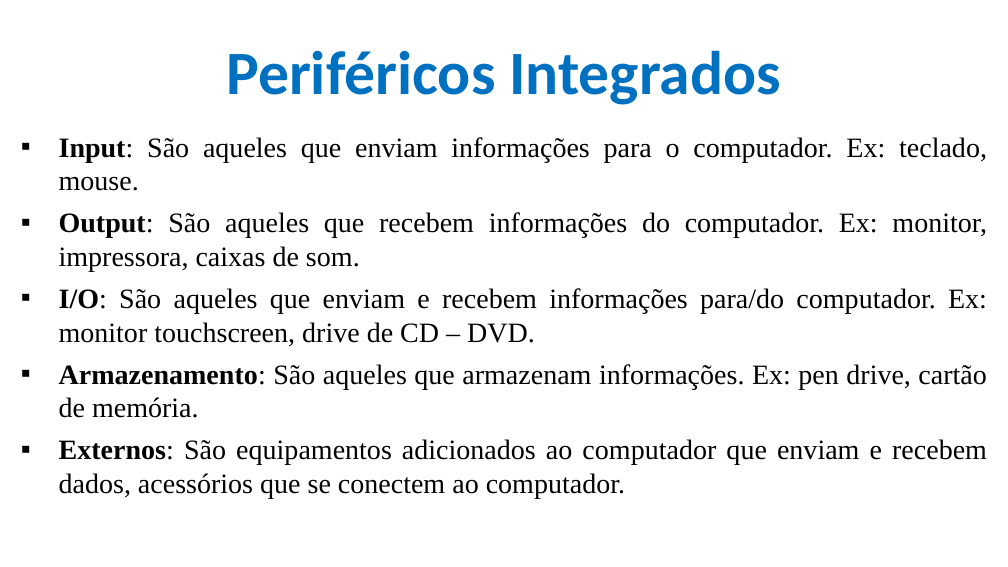
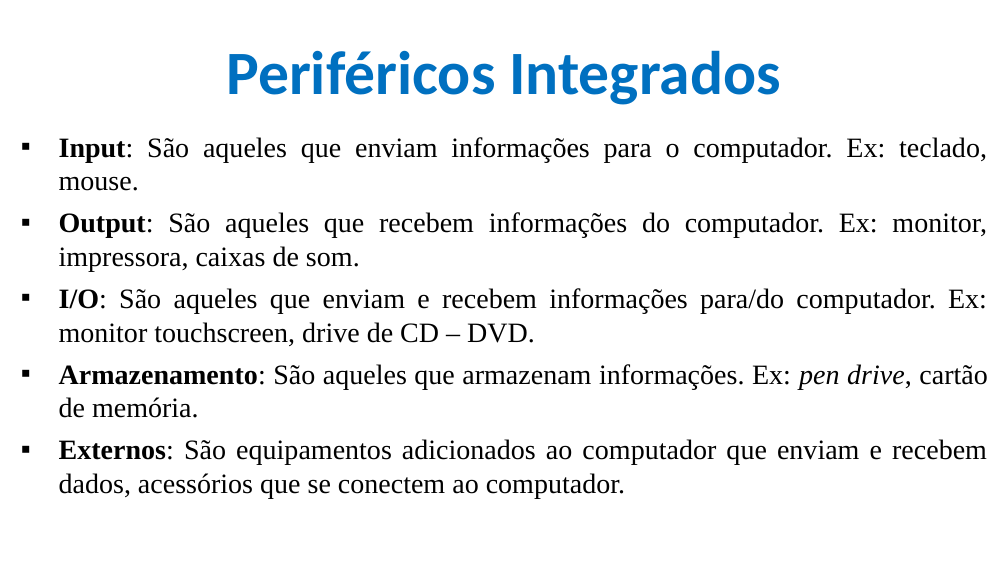
Before and after one commit to CloudEducationBrazil/WydenArea1ProgramacaoMicrocontroladores, a slide deck: slide 7 of 01 Classes/Aula 05 - Programação Microcontroladores - Periféricos Integrados - Portas e Conversores.pptx (slide 5 before the commit). Drawn at 1008x567 pixels with LibreOffice and Linux fonts; fonts in the diff are those of the drawing; background and template pictures are left out. Boxes give left, top, right and bottom in pixels: in the first picture for what was removed or moved away, otherwise in the second. Text is boxed around its words. In the diff, an @@ line names an element or a change of style, - is before the commit and + after.

```diff
--- a/01 Classes/Aula 05 - Programação Microcontroladores - Periféricos Integrados - Portas e Conversores.pptx
+++ b/01 Classes/Aula 05 - Programação Microcontroladores - Periféricos Integrados - Portas e Conversores.pptx
@@ text at bbox=[59, 364, 987, 418]: italic on in "pen drive," @@
```
Also in this commit, not shown: 6 other slides changed, 17 slides added, 1 slide removed.
